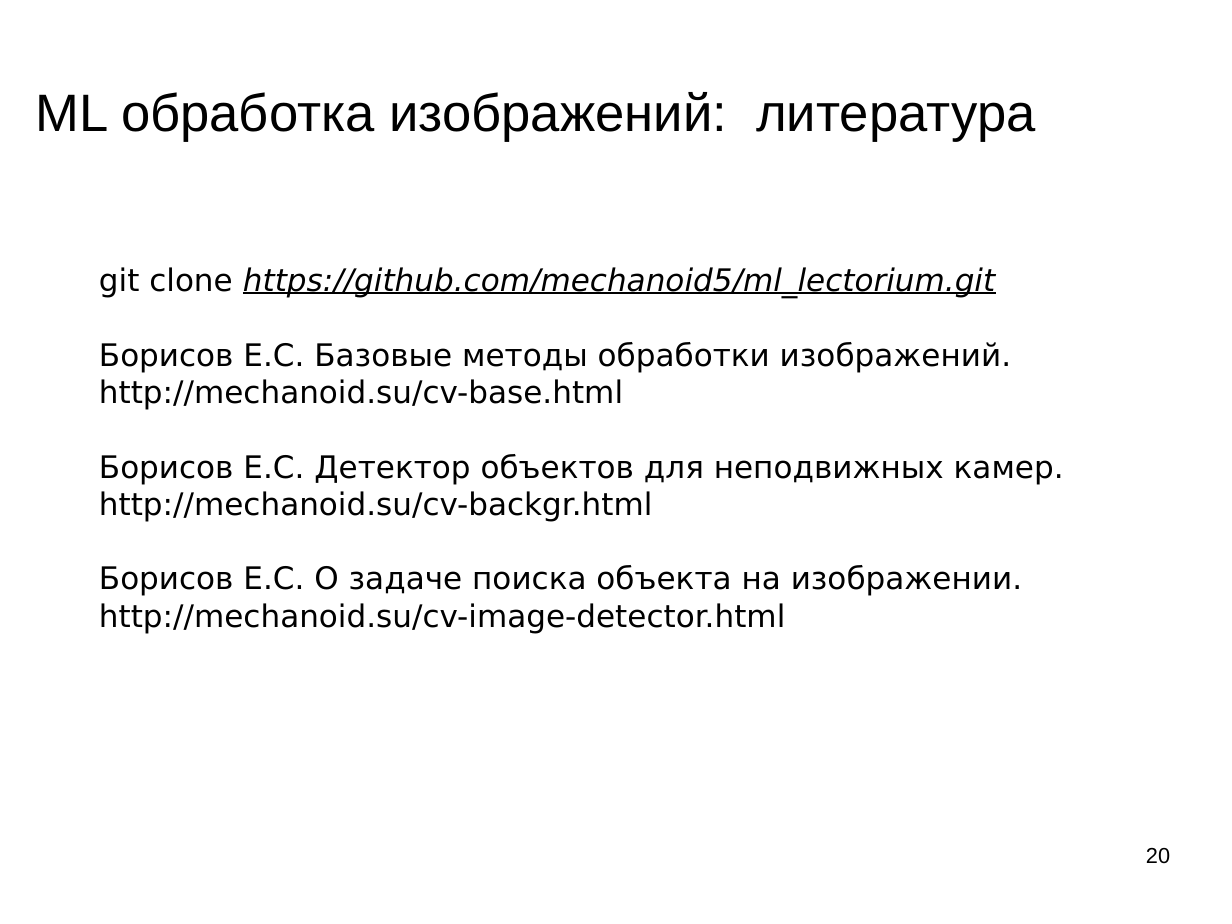
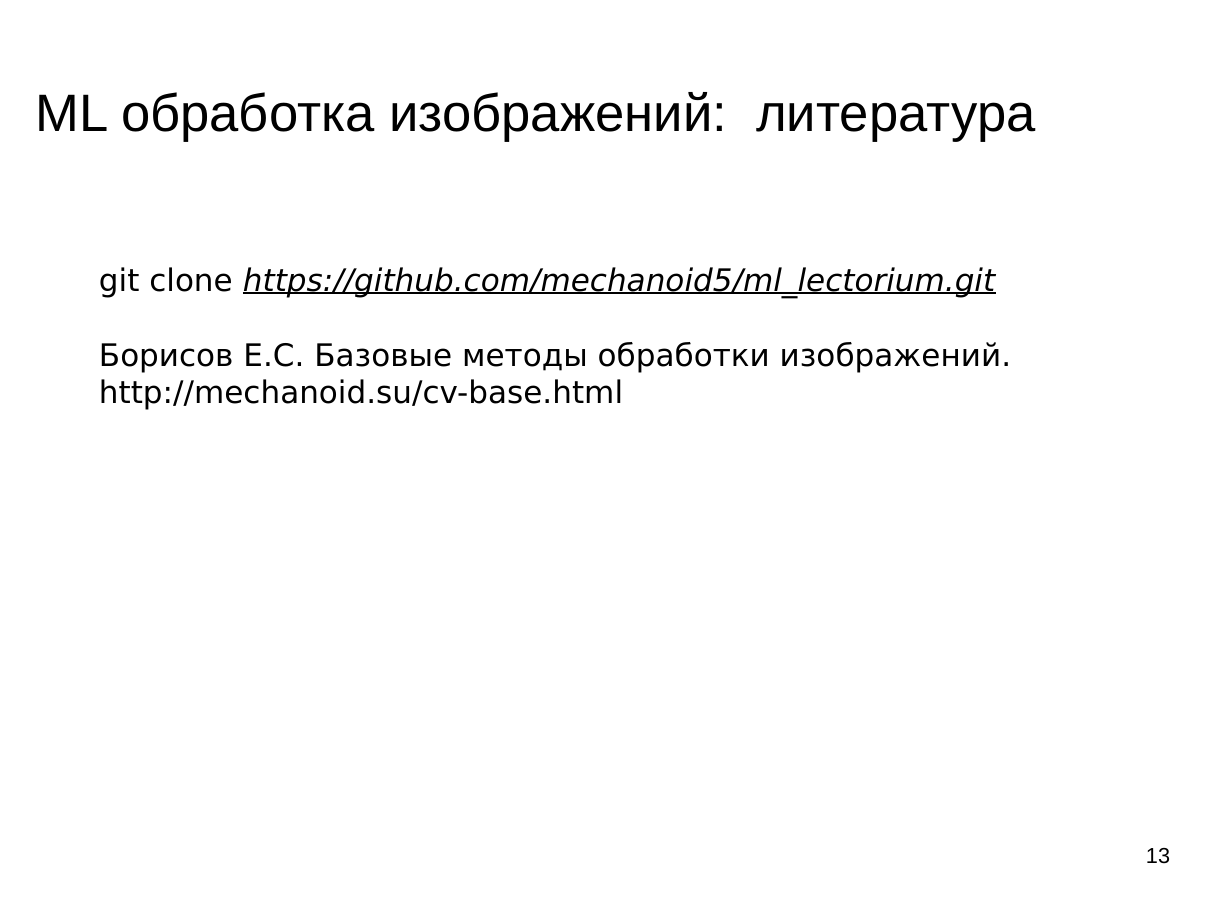
Before and after one commit to mechanoid5/ml_lectorium_legacy, a slide deck: slide 13 of 22-img-proc.odp (slide 20 before the commit). Drawn at 1232x924 pixels with LibreOffice and Linux fonts; fonts in the diff are those of the drawing; background and template pictures are left out. Boxes give left, top, right and bottom in pixels: in the first picture for what was removed or moved away, otherwise in the second. Text is boxed around its words. In the diff, an @@ line names an element or a change of style, - is before the commit and + after.

```diff
--- a/22-img-proc.odp
+++ b/22-img-proc.odp
@@ text at [99,454,1064,633]: paragraphs removed @@
-Борисов Е.С. Детектор объектов для неподвижных камер.
-http://mechanoid.su/cv-backgr.html
-Борисов Е.С. О задаче поиска объекта на изображении.
-http://mechanoid.su/cv-image-detector.html
@@ page number at [1146,848,1170,864]: text changed @@
-20
+13
```
Also in this commit, not shown: 3 other slides changed, 7 slides removed, 50 other files.
